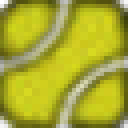
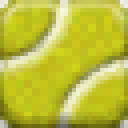
The second 128 × 128 image is a revision of the first. Changes to its layers:
added group "v3" with 12 layers above "v2" over [0, 0, 128, 128]
added layer "edge highlight" (multiply, 15%) in group "v3" over [0, 0, 128, 128]
added layer "bright lines" (lighten) in group "v3" over [0, 0, 128, 124]
added layer "dark lines 2" in group "v3" over [0, 16, 128, 124]
added layer "dark lines" in group "v3" over [0, 4, 128, 120]
added layer "dark bottom" (multiply, 70%) in group "v3" over [0, 56, 128, 128]
added layer "white stripes copy #1" in group "v3" over [0, 0, 76, 76]
added layer "white stripes #1" in group "v3" over [52, 52, 128, 128]
added layer "bg contrasty" in group "v3" over [0, 0, 128, 128]
added layer "edge highlight shadow" in group "v3" over [0, 0, 128, 128]
added layer "bg original" in group "v3" over [0, 0, 128, 128]
hid group "v2" (5 layers) over [0, 0, 128, 128]
